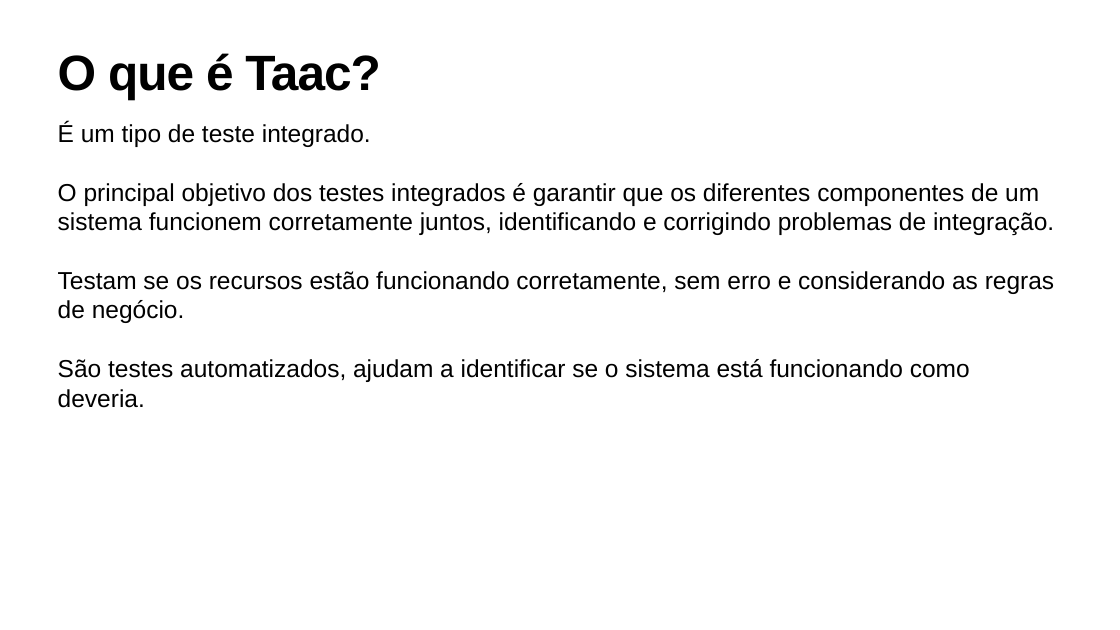
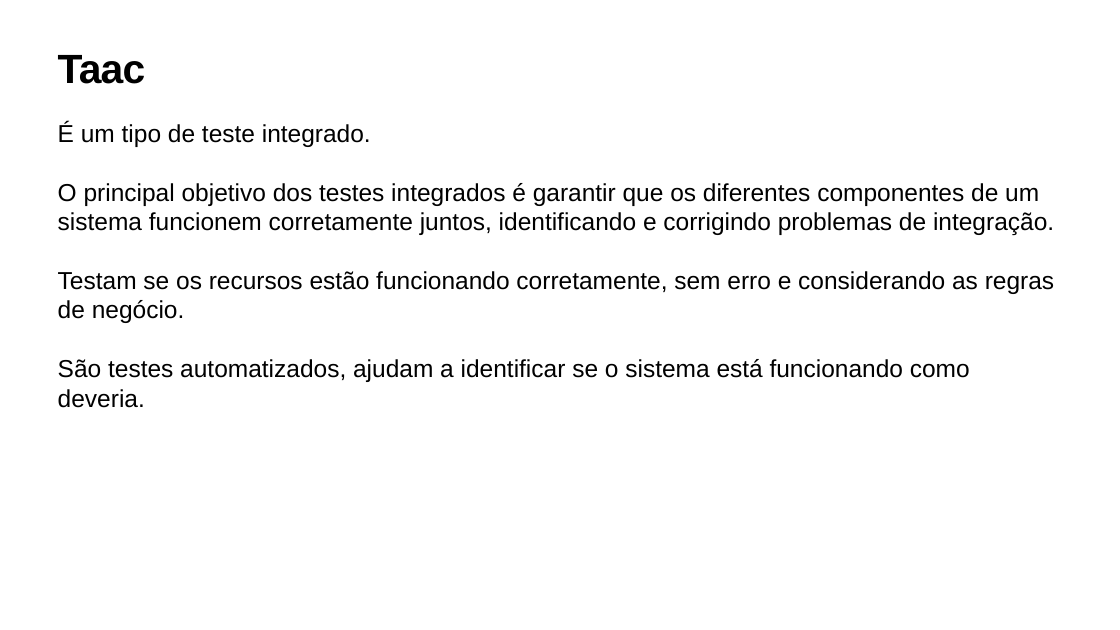
Before and after one commit to snowgui/Digimon-API-Test, a slide deck: slide 3 of aula-tech/aula-tech.pptx. Drawn at 1120x630 pixels with LibreOffice and Linux fonts; fonts in the diff are those of the drawing; background and template pictures are left out. Boxes give left, top, right and bottom in pixels: in the first picture for what was removed or moved away, otherwise in the second. Text is boxed around its words. In the diff, an @@ line names an element or a change of style, - is before the commit and + after.

```diff
--- a/aula-tech/aula-tech.pptx
+++ b/aula-tech/aula-tech.pptx
@@ title at <box>58,55,146,84</box>: text changed; size 85 to 70 pt @@
-O que é Taac?
+Taac
```
Also in this commit, not shown: 7 other slides changed, 2 other files.
